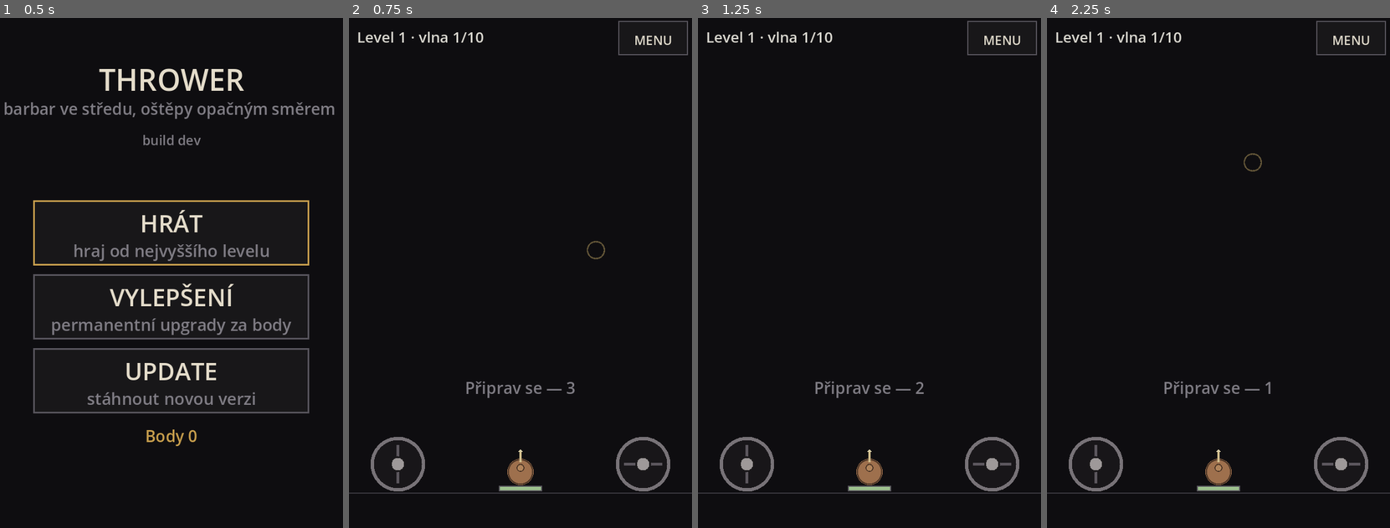
Above: before the commit, frames 1-4 (left to right).
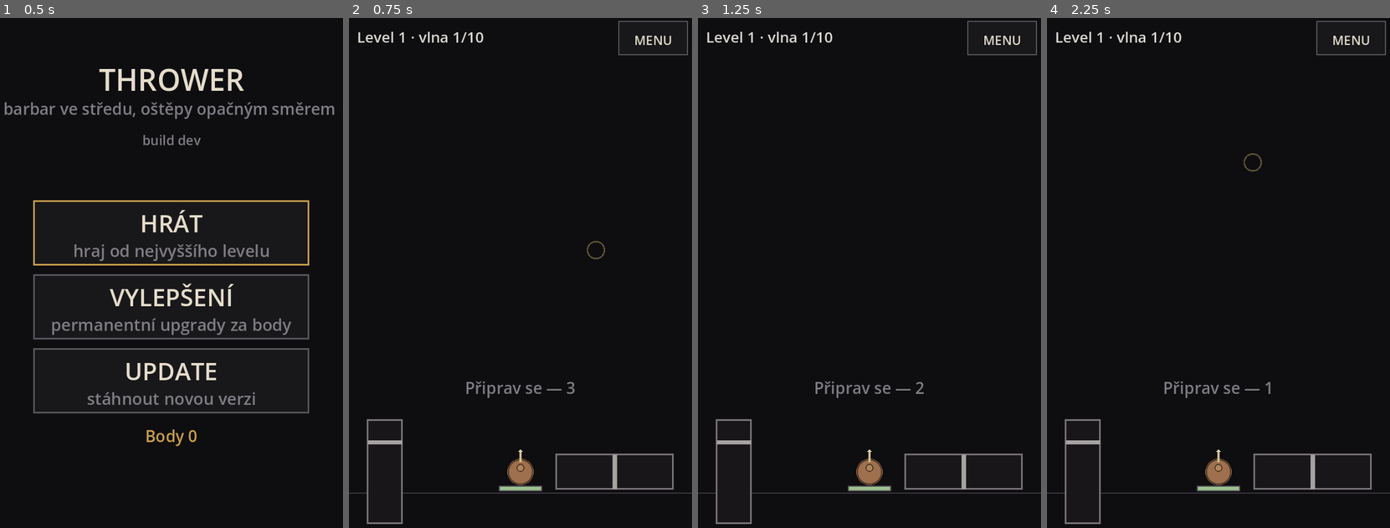
Above: after the commit, the same moments.

Repository: jankoznar94/dark-story
Game: Godot game, scene res://main.tscn
Same seed, same stepped clock (60 frames per second), same inputs: the game is played once before the commit and once after it.
Inputs (mouse positions are in pixels of both pictures, inside the frame that each line leads up to):
- Up to frame 1 (0.5 s): no input
- Up to frame 2 (0.75 s): tap Enter at 0.5 s; move the mouse to (595, 252) at 0.52 s; click (595, 252) at 0.67 s
- Up to frame 3 (1.25 s): no input
- Up to frame 4 (2.25 s): drag from (1149, 303) to (1201, 380) at 1.27 s; tap Space at 2 s; move the mouse to (1252, 160) at 2.02 s; click (1252, 160) at 2.17 s

Frame 1 is identical in both runs. In frame 2, 1.7% of the frame differs, in the area x 5-95%, y 78-100%; in frame 3, 1.7%; in frame 4, 1.7%.

Commit message:
ovladani: dva pasky misto kruhovych zon
- levy SVISLY pasek = rozptyl multishotu (nahoru uzsi, dolu sirsi)
- pravy VODOROVNY pasek = mireni (vlevo/vpravo), poloha prstu = rychlost
- kazdy pasek bere jen svou osu, pohyb jinym smerem nic nedela
- vyznacena poloha (znacka) ukazuje nastavenou hodnotu
- testy layoutu pro pasky

Diff:
--- a/scripts/game_view.gd
+++ b/scripts/game_view.gd
@@ -41,8 +41,10 @@
 const MOUSE_PTR := -1
 var _aim_ptr: int = NO_PTR
 var _spread_ptr: int = NO_PTR
-var _aim_off: Vector2 = Vector2.ZERO
-var _spread_off: Vector2 = Vector2.ZERO
+# POSLEDNI POLOHA PRSTU na pasku. Bere se z ni jen jedna osa (u mireni x,
+# u rozptylu y), takze pohyb jinym smerem nic nedela.
+var _aim_pos: Vector2 = Vector2.ZERO
+var _spread_pos: Vector2 = Vector2.ZERO
 var _js_t: float = 0.0
 # Cas posledniho doteku (ms). Brani dvojimu zpracovani doteku jako mysi.
 var _touch_ms: int = -100000
@@ -171,66 +173,67 @@
 			_drop_pads()
 			menu.open_menu()
 			return
-		_grab_pad(pos, id)
-
-
-# KTERA ZONA BYLA CHYCENA. Mimo zony se nedela nic - presne to Jan chtel:
-# prst uz nelezi ve hre, ale v koutě vedle bojovnika.
-func _grab_pad(pos: Vector2, id: int) -> void:
-	var tr: float = layout.pad_touch_r()
-	if _aim_ptr == NO_PTR and pos.distance_to(layout.pad_r_pos) <= tr:
+		_grab_strip(pos, id)
+
+
+# KTERY PASEK BYL CHYCEN. Mimo pasky se nedela nic - prst nelezi ve hristi.
+# Pasek se chyta i kousek za okrajem (grow), aby se na nej dalo dosahnout
+# palcem, ale ne tolik, aby si ho hrac pletl se hristem.
+func _grab_strip(pos: Vector2, id: int) -> void:
+	var g: float = maxf(6.0, layout.ui_scale * 10.0)
+	if _aim_ptr == NO_PTR and layout.strip_r.grow(g).has_point(pos):
 		_aim_ptr = id
-		_aim_off = pos - layout.pad_r_pos
+		_aim_pos = pos
 		game.aiming = true
 		_apply_aim()
 		return
-	if _spread_ptr == NO_PTR and pos.distance_to(layout.pad_l_pos) <= tr:
+	if _spread_ptr == NO_PTR and layout.strip_l.grow(g).has_point(pos):
 		_spread_ptr = id
-		_spread_off = pos - layout.pad_l_pos
+		_spread_pos = pos
 		_apply_spread()
 
 
 func _drag(pos: Vector2, id: int) -> void:
 	if not menu.is_battle() or game.is_over():
 		return
+	# KAZDY PASEK POSLOUCHA JEN SVOU OSU: svisly smer u mireni a vodorovny
+	# u rozptylu se ignoruje (Jan: "levy jen nahoru a dolu, pravy jen doleva
+	# a doprava"). Proto se uklada cely bod a bere se z nej jedna souradnice.
 	if id == _aim_ptr:
-		_aim_off = pos - layout.pad_r_pos
+		_aim_pos = pos
 		_apply_aim()
 	elif id == _spread_ptr:
-		_spread_off = pos - layout.pad_l_pos
+		_spread_pos = pos
 		_apply_spread()
 
 
 func _release_ptr(id: int) -> void:
 	if id == _aim_ptr:
 		_aim_ptr = NO_PTR
-		_aim_off = Vector2.ZERO
 		game.set_turn(0.0)
 		game.release()
 
 
-# VYCHYLKA -> SMER. Mrtva zona uprostred, aby sel smer drzet presne; plna
-# vychylka = plne otaceni (TURN_SPEED v game.gd).
+# VODOROVNY PASEK -> Smer otaceni. Poloha prstu po delsce pasku je primo
+# velikost otaceni: levy konec = naplno vlevo, stred = stoji, pravy = vpravo.
+# Diky tomu jde drzet i jemne otaceni - staci se drzet bliz stredu.
 func _apply_aim() -> void:
-	var nx: float = clampf(_aim_off.x / layout.pad_travel(), -1.0, 1.0)
-	if absf(nx) < 0.12:
+	var r: Rect2 = layout.strip_r
+	var v: float = clampf((_aim_pos.x - r.position.x) / maxf(1.0, r.size.x), 0.0, 1.0)
+	var nx: float = (v - 0.5) * 2.0
+	if absf(nx) < 0.10:
 		nx = 0.0
 	else:
-		nx = signf(nx) * (absf(nx) - 0.12) / 0.88
+		nx = signf(nx) * (absf(nx) - 0.10) / 0.90
 	game.set_turn(nx)
 
 
-# VYCHYLKA -> ROZPTYL. Nahoru = uzsi (0), dolu = sirsi (1). Po zvednuti prstu
-# hodnota ZUSTAVA - hrac nemusi rozptyl drzet porad.
+# SVISLY PASEK -> Rozptyl. Nahore nejuzsi, dole nej sirsi. Poloha prstu je
+# primo hodnota (zadne posouvani), po zvednuti prstu zustava.
 func _apply_spread() -> void:
-	var ny: float = clampf(_spread_off.y / layout.pad_travel(), -1.0, 1.0)
-	var t: float = (ny + 1.0) * 0.5
-	game.set_spread_scale(lerpf(Game.SPREAD_SCALE_MIN, Game.SPREAD_SCALE_MAX, t))
-
-
-# Poloha knobu: prst muze vyjet dal, nez je krouzek, ale knob zustane na okraji.
-func _knob(off: Vector2) -> Vector2:
-	return off.limit_length(layout.pad_r * 0.66)
+	var r: Rect2 = layout.strip_l
+	var v: float = clampf((_spread_pos.y - r.position.y) / maxf(1.0, r.size.y), 0.0, 1.0)
+	game.set_spread_scale(lerpf(Game.SPREAD_SCALE_MIN, Game.SPREAD_SCALE_MAX, v))
 
 
 func _release_if_empty() -> void:
@@ -241,7 +244,6 @@
 func _open_action(a: String) -> void:
 	if a == "battle":
 		_drop_pads()
-		_spread_off = Vector2.ZERO
 		game.start_level(maxi(1, game.profile.level))
 		menu.open_battle()
 	elif a == "upgrades":
@@ -259,7 +261,6 @@
 		game.release()
 	_aim_ptr = NO_PTR
 	_spread_ptr = NO_PTR
-	_aim_off = Vector2.ZERO
 
 
 # =========================================================================
@@ -357,7 +358,7 @@
 	_draw_aim()
 	_draw_spears()
 	_draw_shots()
-	_draw_pads()
+	_draw_strips()
 	_draw_warrior()
 	_draw_health()
 	_draw_bar()
@@ -369,31 +370,37 @@
 				float(layout.font_px) * 1.6), layout.font_px, DIM)
 
 
-# DVE ZONY V KOUTECH VEDLE BOJOVNIKA. Plochy strojovy vzhled: tmavy krouzek,
-# tenky obrys, mala tecka (knob) vychylena podle prstu. Zadny glow.
-# LEVA (svisla osa) = rozptyl multishotu, PRAVA (vodorovna) = smer mireni.
-func _draw_pads() -> void:
-	if layout.pad_r <= 0.0:
-		return
-	_draw_pad(layout.pad_l_pos, _knob(_spread_off), true, _spread_ptr != NO_PTR)
-	_draw_pad(layout.pad_r_pos, _knob(_aim_off), false, _aim_ptr != NO_PTR)
-
-
-func _draw_pad(p: Vector2, off: Vector2, vertical: bool, active: bool) -> void:
-	var r: float = layout.pad_r
+# DVA PASKY VEDLE BOJOVNIKA. Plochy strojovy vzhled: tmavy pruh, tenky
+# obrys, vyznacena poloha (znacka), ktera ukazuje, jak je co nastavene.
+# LEVY svisly = rozptyl multishotu, PRAVY vodorovny = smer mireni.
+func _draw_strips() -> void:
+	if layout.strip_l.size.y <= 1.0 or layout.strip_r.size.x <= 1.0:
+		return
+	# ROZPTYL: znacka je tam, kde je prave nastavena hodnota (nejde o prst -
+	# hodnota po zvednuti prstu zustava, takze musi byt videt furt).
+	var sl: Rect2 = layout.strip_l
+	var st: float = clampf((game.spread_scale - Game.SPREAD_SCALE_MIN)
+		/ maxf(0.01, Game.SPREAD_SCALE_MAX - Game.SPREAD_SCALE_MIN), 0.0, 1.0)
+	var sy: float = sl.position.y + sl.size.y * st
+	_draw_strip(sl, true, _spread_ptr != NO_PTR, sy)
+	# MIRENI: znacka je poloha otaceni (stred = stoji).
+	var sr: Rect2 = layout.strip_r
+	var ax: float = sr.position.x + sr.size.x * (0.5 + game.turn_in * 0.5)
+	_draw_strip(sr, false, _aim_ptr != NO_PTR, ax)
+
+
+func _draw_strip(r: Rect2, vertical: bool, active: bool, mark: float) -> void:
 	var edge: Color = GOLD if active else Color(0.47, 0.45, 0.47)
-	draw_circle(p, r, Color(0.095, 0.090, 0.102, 0.95))
-	# OSA: ukazuje, kterym smerem se v zone tahne. Svisla = rozptyl, vodorovna
-	# = mireni; hrac to pozna bez popisku, na 30 px by se text nedal precist.
-	var a: Vector2 = Vector2(0.0, r * 0.74) if vertical else Vector2(r * 0.74, 0.0)
-	draw_line(p - a, p + a, Color(0.36, 0.34, 0.37), maxf(1.0, r * 0.09))
-	draw_arc(p, r, 0.0, TAU, 28, edge, maxf(1.5, r * 0.13))
-	# KNOB: kde je prst. Kdyz se nedrzi, zustava na posledni hodnote (hlavne
-	# u rozptylu - hrac vidi, jak si ho nechal).
-	var kc: Color = GOLD if active else Color(0.62, 0.60, 0.60)
-	var kr: float = maxf(2.5, r * 0.28)
-	draw_circle(p + off, kr, kc)
-	draw_arc(p + off, kr, 0.0, TAU, 16, Color(0.10, 0.09, 0.10), maxf(1.0, r * 0.07))
+	var w: float = maxf(2.0, layout.ui_scale * 3.0)
+	draw_rect(r, Color(0.095, 0.090, 0.102, 0.95), true)
+	draw_rect(r, edge, false, w)
+	# ZNACKA POLOHY: kolmice pres cely pasek.
+	var mk: Color = GOLD if active else Color(0.66, 0.64, 0.64)
+	var mt: float = maxf(3.0, (r.size.x if vertical else r.size.y) * 0.12)
+	if vertical:
+		draw_rect(Rect2(r.position.x, mark - mt * 0.5, r.size.x, mt), mk, true)
+	else:
+		draw_rect(Rect2(mark - mt * 0.5, r.position.y, mt, r.size.y), mk, true)
 
 
 func _draw_warrior() -> void:
--- a/scripts/screen_layout.gd
+++ b/scripts/screen_layout.gd
@@ -41,14 +41,14 @@
 var dlg_a: Rect2 = Rect2()
 var dlg_b: Rect2 = Rect2()
 
-# DVE KULATE ZONY (Jan, Oct 2026): leva = rozptyl, prava = mireni. Sedí vedle
-# bojovnika po stranach, aby prst nezakryval to, co se haze. Kresli se maly
-# krouzek (prumer ~30 px na telefonu), ale chytá se vetsi okoli - na 30 px by
-# se prst trefil jen nahodou.
-const PAD_DIA_FRAC := 0.15      # podil sirky displeje = prumer zony
-var pad_r: float = 0.0
-var pad_l_pos: Vector2 = Vector2.ZERO
-var pad_r_pos: Vector2 = Vector2.ZERO
+# DVA PASKY (Jan, Oct 2026: "mozna je blbost je delat kruhove ... prava
+# horizontalni, leva vertikalni. Levy jde jen nahoru a dolu, pravy jen doleva
+# a doprava"). Kazda osa je jen jedna, takze se neda minout smerem:
+#   PRASKA VLEVO  = svisly pasek, rozptyl multishotu (nahoru uzsi, dolu sirsi)
+#   PASEK VPRAVO  = vodorovny pasek, mireni (vlevo/vpravo)
+# Drzi se u kraju displeje vedle bojovnika, aby prst nezakryval hriste.
+var strip_l: Rect2 = Rect2()   # svisly: rozptyl
+var strip_r: Rect2 = Rect2()   # vodorovny: mireni
 
 
 func update(v: Vector2) -> void:
@@ -62,9 +62,8 @@
 		upg_rows = []
 		hud_pause = Rect2()
 		hud_menu = Rect2()
-		pad_r = 0.0
-		pad_l_pos = Vector2.ZERO
-		pad_r_pos = Vector2.ZERO
+		strip_l = Rect2()
+		strip_r = Rect2()
 		return
 	ui_scale = maxf(0.45, minf(v.x, v.y) / 600.0)
 	var u: float = ui_scale
@@ -81,35 +80,34 @@
 	# ostepy) a dosah odrazu. Odecita se od sirky displeje.
 	field_r = maxf(40.0, v.x * 0.45)
 	arena = Rect2(0.0, bar_h, v.x, maxf(1.0, center.y - bar_h))
-	_pads()
+	_strips()
 	_hud()
 	layout_menu()
 	layout_upgrades()
 	layout_dialog()
 
 
-# DVE ZONY: stredy vedle bojovnika. Levá je zrcadlove stejne daleko od okraje,
-# aby se na sirsi displeji nerozjely.
-func _pads() -> void:
-	# PRUMER ~30 px na bezneM telefonu (390 CSS px) = 7,7 % sirky. Pocita se
-	# ze sirky, ne z ui_scale: na sirokem displeji musi zony zustat u kraju.
-	pad_r = maxf(12.0 * ui_scale, view.x * PAD_DIA_FRAC * 0.5)
-	var mx: float = maxf(pad_r * 1.9, view.x * 0.115)
-	var y: float = minf(center.y - pad_r * 0.30, view.y - pad_r - 4.0 * ui_scale)
-	pad_l_pos = Vector2(mx, y)
-	pad_r_pos = Vector2(view.x - mx, y)
-
-
-# KAM AZ SE DA ZONY CHYTIT. Videt je velky krouzek, chyta se jeste o kus
-# vetsi okoli - ale ne tolik, aby zona sahala do mista, kde se miri.
-func pad_touch_r() -> float:
-	return pad_r * 1.55
-
-
-# VYCHYLKA PRSTU, PRI KTERE JE ZONA NAPLNO. Prst muze vyjet mimo krouzek -
-# hodnota uz jen zustane na maximu.
-func pad_travel() -> float:
-	return maxf(1.0, pad_r * 1.25)
+# DVA PASKY VEDLE BOJOVNIKA. Tloustka i delka se pocitaji ze SIRKY displeje,
+# ne z ui_scale - na sirokem displeji musi pasky zustat u kraju.
+#   levy  = svisly, u leveho okraje, stred ve stejne vysce jako bojovnik
+#   pravy = vodorovny, u praveho okraje, ve stejne vysce
+func _strips() -> void:
+	var t: float = maxf(16.0 * ui_scale, view.x * 0.10)      # tloustka pasku
+	# SVISLY: 30 % sirky displeje, ale nikdy vic, nez kolik je mista nad
+	# bojovnikem (na nizkém displeji na sirku by vylezl do pruhu s zivoty).
+	var vlen: float = maxf(t * 2.0, minf(view.x * 0.30, (center.y - bar_h) * 0.55))
+	var lx: float = maxf(10.0 * ui_scale, view.x * 0.055)
+	var ly: float = center.y - vlen * 0.5
+	ly = minf(ly, view.y - 6.0 * ui_scale - vlen)
+	ly = maxf(ly, bar_h + 6.0 * ui_scale)
+	strip_l = Rect2(lx, ly, t, vlen)
+	# VODOROVNY: 34 % sirky, dorazi k pravemu okraji.
+	var hlen: float = maxf(t * 2.0, view.x * 0.34)
+	var rx: float = view.x - maxf(10.0 * ui_scale, view.x * 0.055) - hlen
+	var ry: float = center.y - t * 0.5
+	ry = minf(ry, view.y - 6.0 * ui_scale - t)
+	ry = maxf(ry, bar_h + 6.0 * ui_scale)
+	strip_r = Rect2(rx, ry, hlen, t)
 
 
 func _hud() -> void:
--- a/tools/preview_battle.gd
+++ b/tools/preview_battle.gd
@@ -61,13 +61,16 @@
 	g.wave = 5
 	g.phase = "build"
 	g.build_left = 0.01
-	# ZONY V AKCI: jen pro snimek, jak vypadaji pri drzeni prstu.
+	# PASKY V AKCI: jen pro snimek, jak vypadaji pri drzeni prstu.
 	if _active:
+		var sl: Rect2 = view.layout.strip_l
 		view._spread_ptr = 7
-		view._spread_off = Vector2(0.0, view.layout.pad_travel() * 0.85)
+		view._spread_pos = Vector2(sl.get_center().x, sl.position.y + sl.size.y * 0.85)
 		view._apply_spread()
+		var sr: Rect2 = view.layout.strip_r
 		view._aim_ptr = 8
-		view._aim_off = Vector2(view.layout.pad_travel() * 0.6, 0.0)
+		view._aim_pos = Vector2(sr.position.x + sr.size.x * 0.72, sr.get_center().y)
+		view._apply_aim()
 		g.aiming = true
 
 
--- a/tools/test_core.gd
+++ b/tools/test_core.gd
@@ -21,7 +21,7 @@
 	_run("vic ostepu v jednom hodu", _test_multishot)
 	_run("druhy nepratel: velikost, rychlost, vydrz", _test_types)
 	_run("strelci se zastavi a strili", _test_ranged)
-	_run("prava zona otaci smer, leva meni rozptyl", _test_pads)
+	_run("pravy pasek otaci smer, levy meni rozptyl", _test_pads)
 	print("checks=%d fails=%d" % [checks, fails.size()])
 	print("CORE_ALL_PASS=%s" % ("true" if fails.is_empty() else "false"))
 	quit()
--- a/tools/test_layout.gd
+++ b/tools/test_layout.gd
@@ -82,27 +82,29 @@
 	var g := Game.new()
 	g.profile = Profile.new()
 	g.set_field(l.field_r, l.center, l.arena)
-	# 6) ZONY: dve kulaté zony vedle bojovnika, v displeji, nesmi se prekryvat
-	#    s bojovnikem ani s sebou a musi mit dotykovou toleranci.
-	var pr: float = l.pad_r
-	_check(pr > 0.0, "%s: zony nemaji polomer" % tag)
-	_check(pr * 2.0 >= v.x * 0.13 and pr * 2.0 <= v.x * 0.17,
-		"%s: prumer zony neni ~15 %% sirky (%.0f z %.0f)" % [tag, pr * 2.0, v.x])
-	for p in [l.pad_l_pos, l.pad_r_pos]:
-		var pp: Vector2 = p
-		_check(pp.x - pr >= -0.5 and pp.x + pr <= v.x + 0.5
-			and pp.y - pr >= l.bar_h - 0.5 and pp.y + pr <= v.y + 0.5,
-			"%s: zona je mimo displej (%.0f, %.0f)" % [tag, pp.x, pp.y])
-	_check(l.pad_l_pos.distance_to(l.pad_r_pos) > pr * 4.0, "%s: zony se prekryvaji" % tag)
-	_check(l.pad_l_pos.distance_to(l.center) > g.warrior_r() + pr * 2.6,
-		"%s: leva zona lezi na bojovnikovi" % tag)
-	_check(l.pad_r_pos.distance_to(l.center) > g.warrior_r() + pr * 2.6,
-		"%s: prava zona lezi na bojovnikovi" % tag)
-	_check(l.pad_l_pos.y <= l.center.y + 0.5 and l.pad_r_pos.y <= l.center.y + 0.5,
-		"%s: zony jsou niz nez bojovnik" % tag)
-	# DOTYK: chytat se musi vyrazne vetsi okoli, nez je videt.
-	_check(l.pad_touch_r() >= 30.0 * l.ui_scale, "%s: zona se neda chytit prstem" % tag)
-	_check(l.pad_travel() > 0.0, "%s: zona nema drahu vychylky" % tag)
+	# 6) PASKY: levy svisly (rozptyl), pravy vodorovny (mireni). V displeji,
+	#    nad spodni hranou, nesmi lezt do hriste k bojovnikovi.
+	var sl: Rect2 = l.strip_l
+	var sr: Rect2 = l.strip_r
+	_check(sl.size.y > sl.size.x * 1.8, "%s: levy pasek neni svisly (%.0fx%.0f)"
+		% [tag, sl.size.x, sl.size.y])
+	_check(sr.size.x > sr.size.y * 1.8, "%s: pravy pasek neni vodorovny (%.0fx%.0f)"
+		% [tag, sr.size.x, sr.size.y])
+	_check(sl.size.x >= v.x * 0.09 and sr.size.y >= v.x * 0.09,
+		"%s: pasek je uzky na prst (%.0f)" % [tag, sl.size.x])
+	_check(sl.size.y >= minf(v.x * 0.26, (l.center.y - l.bar_h) * 0.5),
+		"%s: levy pasek je kratky (%.0f)" % [tag, sl.size.y])
+	_check(sr.size.x >= v.x * 0.30, "%s: pravy pasek je kratky (%.0f)" % [tag, sr.size.x])
+	for r in [sl, sr]:
+		var rr: Rect2 = r
+		_check(rr.position.x >= -0.5 and rr.end.x <= v.x + 0.5
+			and rr.position.y >= l.bar_h - 0.5 and rr.end.y <= v.y + 0.5,
+			"%s: pasek je mimo displej (%s)" % [tag, str(rr)])
+	_check(sl.end.x < sr.position.x, "%s: pasky se prekryvaji" % tag)
+	# PASKY NESMI ZAKRYVAT BOJOVNIKA ANI JEHO ZIVOTY.
+	_check(not sl.grow(2.0).has_point(l.center) and not sr.grow(2.0).has_point(l.center),
+		"%s: pasek lezi na bojovnikovi" % tag)
+	_check(sr.position.x > l.center.x + g.warrior_r(), "%s: pravy pasek zacina u bojovnika" % tag)
 	# TEST MODE: zadne vlny, jen ten jeden neprítel, ktery ma dojit.
 	g.phase = "test"
 	var tt: float = g.travel_time()
